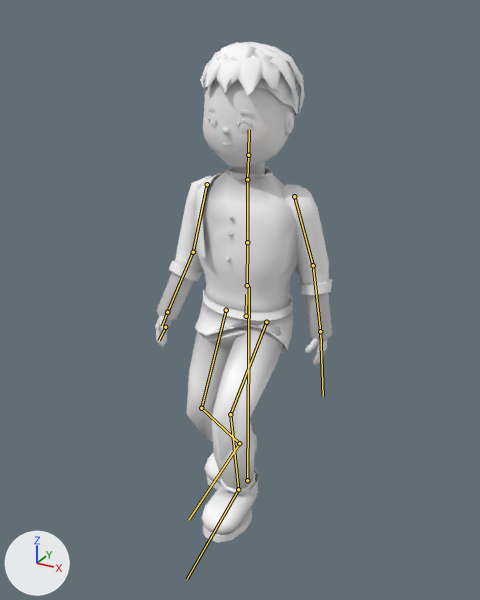
Renders of the glTF model public/models/villager-man.lite.glb from each side of a commit.
The view is the same before and after, from a 50 mm camera at (0.988, -1.86, 1.695) aimed at (0.028, -0.116, 0.823). Arrows for +X, +Y and +Z are at lower left; the lights stay in place. The first picture is the older version. Both versions are drawn at frame 18 of the action 'Walk'; the numbers are the values there. The bones that bend it are drawn over the model as lines.

In view in the first picture: 'villager-man'.
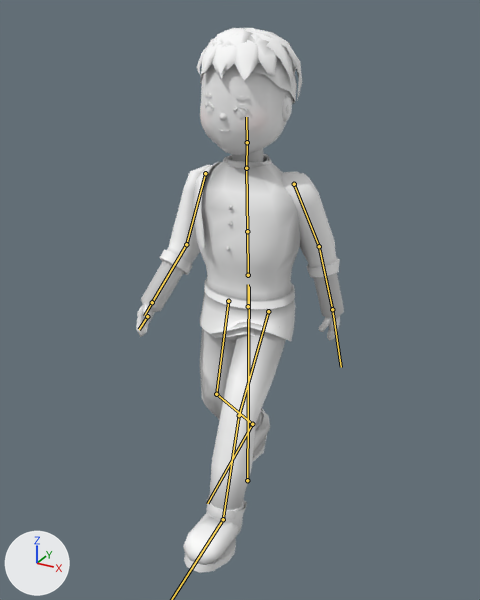
What the commit changed:
Bone 'hips' (bone_hips) moves from (-0.011, -0.114, 0.0) to (-0.002, -0.075, 0.0).
Bone 'hips' (bone_hips) turns from (1, -3, -2) to (1, -4, 0) degrees about its own x, y and z.
Bone 'spine' (bone_spine) turns from (0, 2, 1) to (2, 3, 0) degrees about its own x, y and z.
Bone 'chest' (bone_chest) turns from (1, 3, 0) to (1, 4, 0) degrees about its own x, y and z.
Bone 'head' (bone_head) turns from (0, -2, 0) to (-1, -2, 0) degrees about its own x, y and z.
Bone 'upperarm_L' (bone_upperarm_l) turns from (9, 2, 3) to (17, 3, 4) degrees about its own x, y and z.
Bone 'hand_L' (bone_hand_l) turns from (-4, -1, -1) to (-1, 0, 0) degrees about its own x, y and z.
Bone 'upperarm_R' (bone_upperarm_r) turns from (-5, 1, 1) to (-13, 3, 3) degrees about its own x, y and z.
Bone 'forearm_R' (bone_forearm_r) turns from (-15, 4, 4) to (-21, 6, 5) degrees about its own x, y and z.
Bone 'thigh_L' (bone_thigh_l) turns from (-58, -10, -1) to (-39, -11, 3) degrees about its own x, y and z.
Bone 'shin_L' (bone_shin_l) turns from (65, 0, 0) to (17, 0, 0) degrees about its own x, y and z.
Bone 'foot_L' (bone_foot_l) turns from (-18, 3, 0) to (4, 3, 8) degrees about its own x, y and z.
Bone 'thigh_R' (bone_thigh_r) turns from (-23, 4, -2) to (-8, 3, 2) degrees about its own x, y and z.
Bone 'shin_R' (bone_shin_r) turns from (55, 0, 0) to (44, 0, 0) degrees about its own x, y and z.
Bone 'foot_R' (bone_foot_r) turns from (-33, -1, 5) to (-29, -1, 3) degrees about its own x, y and z.

What differs and where, as boxes [x1, y1, x2, y2] in the pictures (480 x 600 px):
'villager-man', posed (17% wider, 9% taller)
    before: [155, 42, 332, 543]
    after: [136, 27, 344, 573]
bone 'hips', root to tip
    before: (246, 316) to (246, 294)
    after: (248, 306) to (248, 284)
bone 'spine', root to tip
    before: (247, 285) to (247, 242)
    after: (248, 275) to (247, 231)
bone 'chest', root to tip
    before: (247, 242) to (247, 179)
    after: (247, 231) to (246, 168)
bone 'head', root to tip
    before: (248, 155) to (249, 129)
    after: (247, 142) to (246, 117)
bone 'upperarm_L', root to tip
    before: (294, 196) to (313, 265)
    after: (294, 184) to (319, 246)
bone 'hand_L', root to tip
    before: (320, 331) to (323, 396)
    after: (332, 309) to (341, 367)
bone 'upperarm_R', root to tip
    before: (207, 184) to (193, 252)
    after: (205, 173) to (186, 244)
bone 'forearm_R', root to tip
    before: (193, 252) to (167, 312)
    after: (186, 244) to (152, 302)
bone 'thigh_L', root to tip
    before: (266, 322) to (230, 414)
    after: (268, 311) to (239, 415)
bone 'shin_L', root to tip
    before: (230, 414) to (238, 489)
    after: (239, 415) to (223, 519)
bone 'thigh_R', root to tip
    before: (226, 310) to (201, 408)
    after: (228, 301) to (216, 394)
bone 'shin_R', root to tip
    before: (201, 408) to (239, 443)
    after: (216, 394) to (252, 424)
bone 'foot_R', root to tip
    before: (239, 443) to (188, 520)
    after: (252, 424) to (207, 503)
